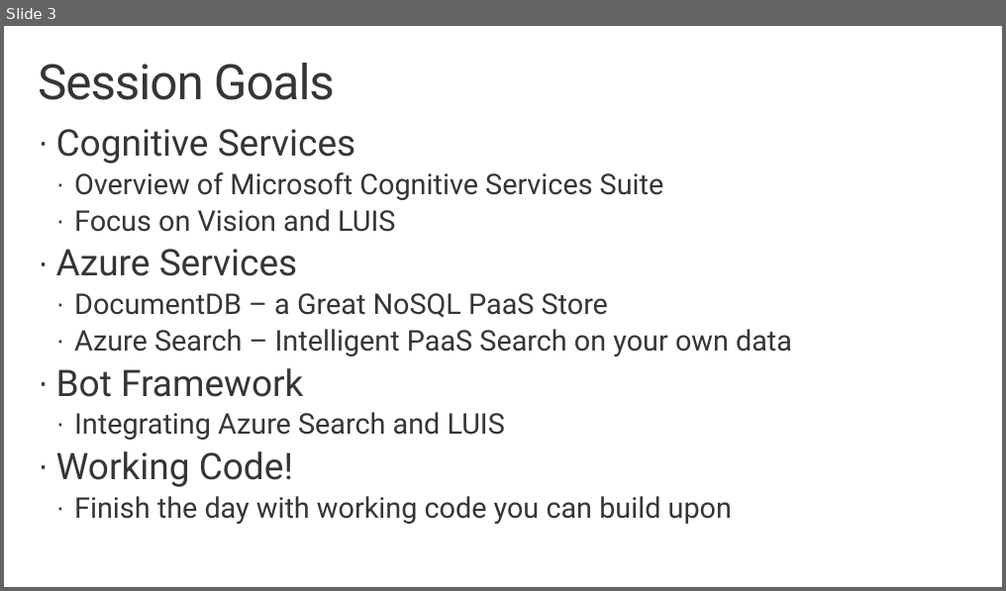
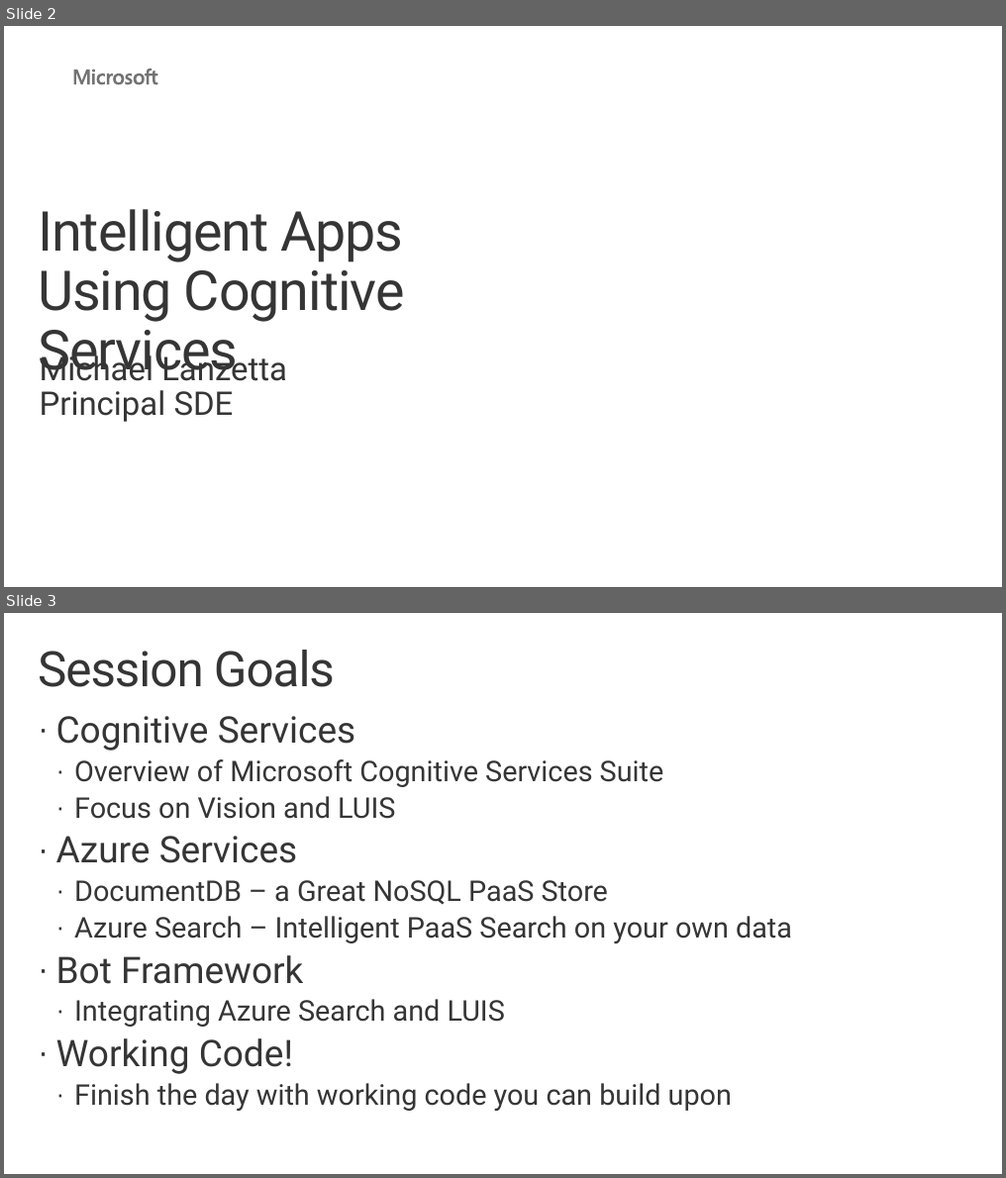
Before and after one commit to noodlefrenzy/CognitiveServicesTutorial, a slide deck: Presentations/AI Immersion - Phase 0 - Overview.pptx. Shown one above the other, each under a label of ours: slide 3 before the commit, slides 2 and 3 after it. The pictures are 1006x591 and 1006x1178 pixels, drawn with LibreOffice and Linux fonts; fonts in the diff are those of the drawing; background and template pictures are left out. Boxes give left, top, right and bottom in pixels: in the first picture for what was removed or moved away, otherwise in the second. Text is boxed around its words. In the diff, an @@ line names an element or a change of style, - is before the commit and + after.

```diff
--- a/Presentations/AI Immersion - Phase 0 - Overview.pptx
+++ b/Presentations/AI Immersion - Phase 0 - Overview.pptx
@@ slide 2 added at box(4, 26, 1002, 587), background #FFFFFF @@
@@ freeform shape added at box(73, 69, 157, 84), fill #737373 @@
@@ title added at box(38, 209, 405, 381), 54 pt, text #353535 @@
+Intelligent Apps
+Using Cognitive Services
@@ text added at box(40, 351, 287, 422), 32 pt, text #353535 @@
+Michael Lanzetta
+Principal SDE
```
Also in this commit, not shown: 1 slide changed, 2 other slides added, 1 slide removed, 5 other files.
